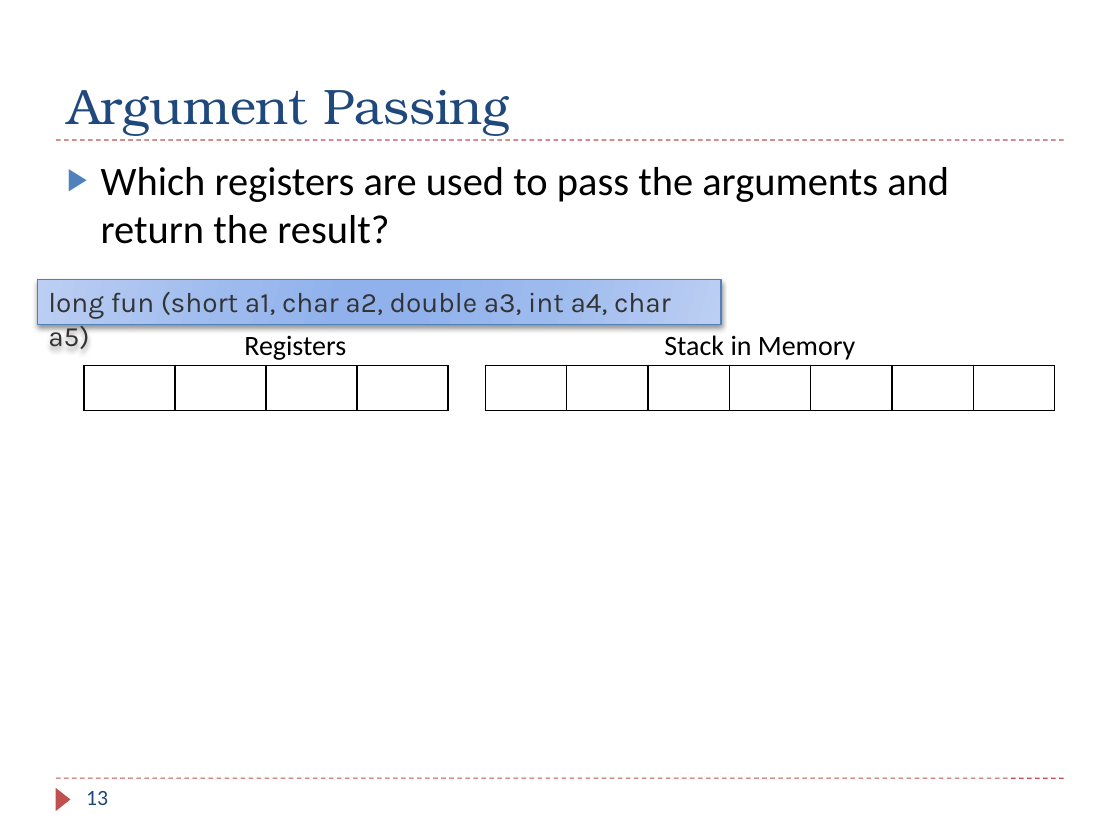
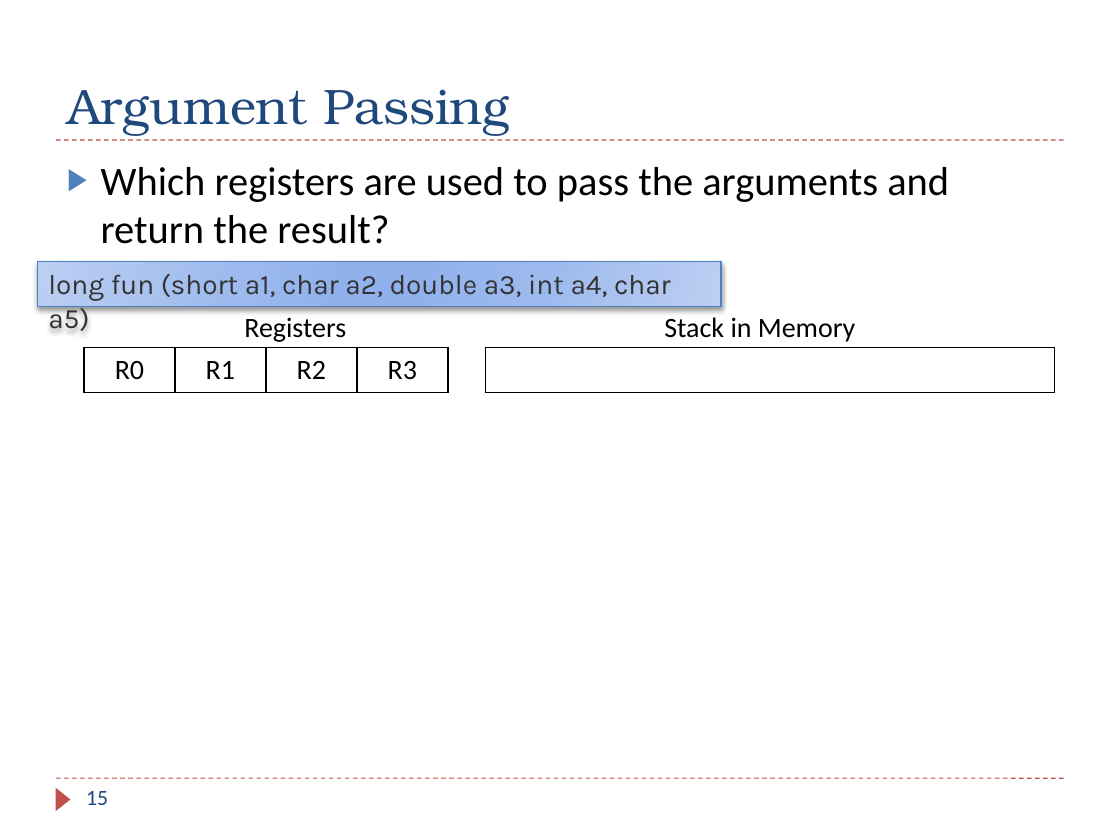
Before and after one commit to guhofstra/CSC111Fa25, a slide deck: slide 15 of PPTs/Ch8_ARM_Subroutines_Exercises ANS.pptx (slide 13 before the commit). Drawn at 1120x840 pixels with LibreOffice and Linux fonts; fonts in the diff are those of the drawing. Boxes give left, top, right and bottom in pixels: in the first picture for what was removed or moved away, otherwise in the second. Text is boxed around its words. In the diff, an @@ line names an element or a change of style, - is before the commit and + after.

```diff
--- a/PPTs/Ch8_ARM_Subroutines_Exercises ANS.pptx
+++ b/PPTs/Ch8_ARM_Subroutines_Exercises ANS.pptx
@@ text "Registers": place and size @@
-text "Registers" at (244, 335, 346, 360)
+text "Registers" at (244, 317, 346, 342)
@@ text "Stack in Memory": place and size @@
-text "Stack in Memory" at (664, 335, 855, 360)
+text "Stack in Memory" at (664, 317, 855, 342)
@@ 2 tables, 1 rectangle: place and size @@
-2 tables, 1 rectangle at (37, 279, 1057, 411)
+2 tables, 1 rectangle at (37, 261, 1054, 393)
@@ table at (84, 347, 447, 393) @@
-row 1:  |  |  | 
+row 1: R0 | R1 | R2 | R3
@@ table at (485, 347, 1054, 393) @@
-column 2: 
-column 3: 
-column 4: 
-column 5: 
-column 6: 
-column 7: 
@@ page number at (86, 791, 108, 805): text changed @@
-13
+15
```
Also in this commit, not shown: 5 other slides changed, 3 slides added, 4 other files.
